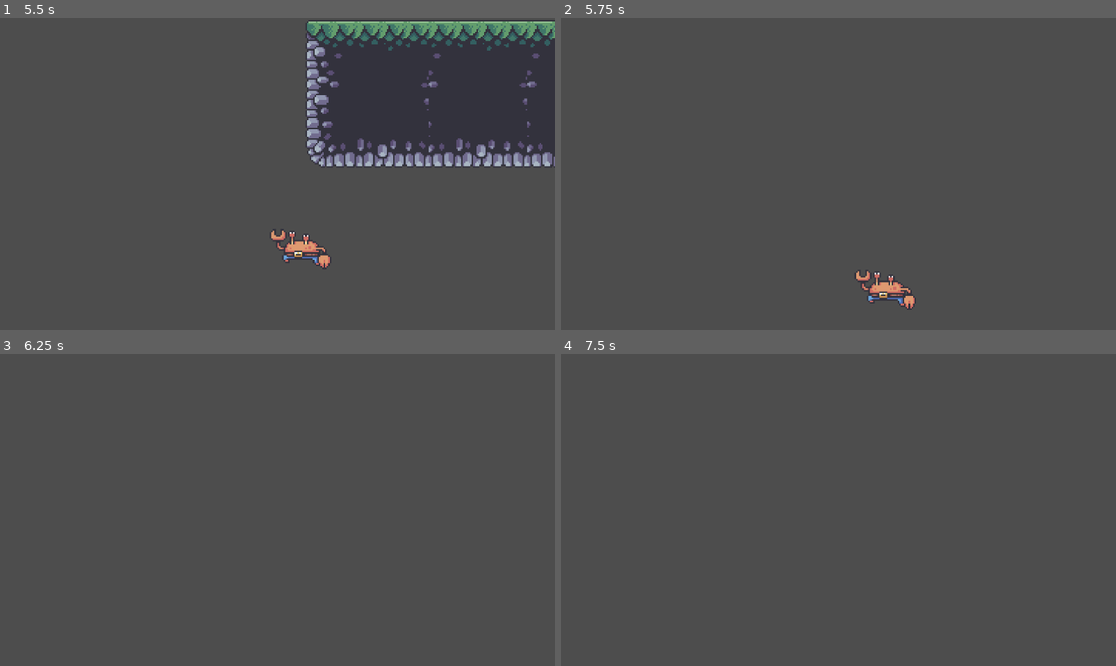
Above: before the commit, frames 1-4 (two rows, left to right).
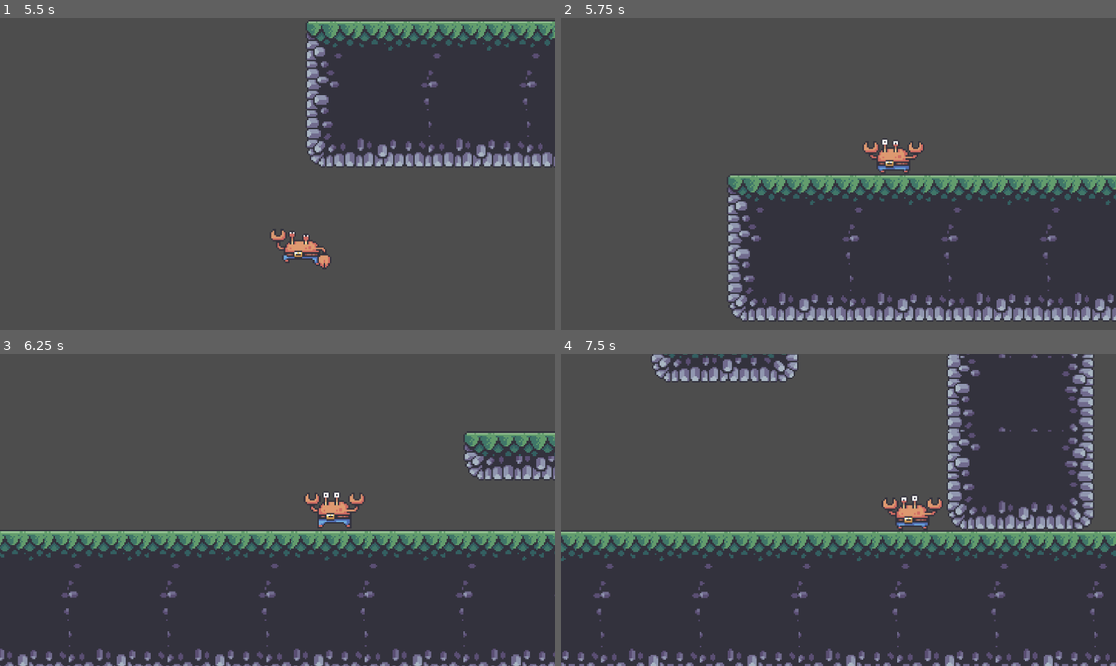
Above: after the commit, the same moments.

Repository: SMR-2023-Summer-Project/2DSideRacer
Game: Godot game, scene res://root/ui/title_screen/title_screen.tscn
The game is run twice, just before and just after one commit, with the same random seed, the same clock (stepped at 60 frames per second) and the same inputs.
Inputs (mouse positions are in pixels of both pictures, inside the frame that each line leads up to):
- Up to frame 1 (5.5 s): click "Play" at 0.5 s; move the mouse to (249, 236) at 1.27 s; hold Right (ui_right) 1.28-2.78 s; tap Shift (dash) at 1.35, 2.85, 4.35 s; tap Up (jump) at 1.52, 2.27, 3.77, 4.52, 5.27 s; move the mouse to (444, 220) at 2.02 s; tap Space (swing) at 2.1, 3.6, 5.1 s; move the mouse to (111, 127) at 2.77 s; hold Left (ui_left) 2.78-5.03 s; move the mouse to (305, 174) at 3.52 s; move the mouse to (194, 96) at 4.27 s; move the mouse to (399, 158) at 5.02 s; hold Right (ui_right) from 5.03 s (still down)
- Up to frame 2 (5.75 s): keep holding Right (ui_right)
- Up to frame 3 (6.25 s): keep holding Right (ui_right); move the mouse to (166, 525) at 5.77 s; tap Shift (dash) at 5.85 s
- Up to frame 4 (7.5 s): keep holding Right (ui_right); move the mouse to (894, 441) at 6.52 s; tap Space (swing) at 6.6 s; tap Up (jump) at 6.77 s; move the mouse to (810, 572) at 7.27 s; tap Shift (dash) at 7.35 s

Frame 1 is identical in both runs. In frame 2, 33% of the frame differs, in the area x 29-100%, y 38-98%; in frame 3, 46%; in frame 4, 60%, in the area x 0-100%, y 0-100%.

Commit message:
Adds Checkpoints so that players do not fall into infinite voids
The update uses collision boxes to set checkpoints for the player, preventing them from falling infinitely. These checkpoints can be replicated by copying and pasting "Checkpoint" nodes, deleting the child node(s), and then adding a child node of CollisionShape2D.

Diff:
--- a/project.godot
+++ b/project.godot
@@ -13,6 +13,10 @@
 config/name="2DSideRacer"
 run/main_scene="res://root/ui/title_screen/title_screen.tscn"
 config/features=PackedStringArray("4.0", "Forward Plus")
+
+[autoload]
+
+Global="*res://root/scenes/demo_scene/Global.gd"
 
 [dotnet]
 
--- a/root/entities/player/player.gd
+++ b/root/entities/player/player.gd
@@ -23,9 +23,11 @@
 var gravity = ProjectSettings.get_setting("physics/2d/default_gravity")
 
 @onready var animatedSprite = $Animations
-
 func _ready():
 	current_rope_length = rope_length
+	respawn()
+	print("Ready")
+
 
 
 func _physics_process(delta):
@@ -84,7 +86,7 @@
 	#update()
 	animate_crabby()
 	move_and_slide()
-
+	respawn()
 func hook():
 	$Raycast.look_at(get_global_mouse_position())
 	if Input.is_action_just_pressed("swing"):
@@ -107,3 +109,9 @@
 		animatedSprite.animation = "jump"
 	elif velocity.y < 0:
 		animatedSprite.animation = "fall"
+
+
+
+func respawn():
+	if position.y >= 200:
+		position = Global.spawn_point
--- a/root/entities/player/player.tscn
+++ b/root/entities/player/player.tscn
@@ -61,6 +61,10 @@
 atlas = ExtResource("4_qqd7g")
 region = Rect2(72, 0, 72, 32)
 
+[sub_resource type="AtlasTexture" id="AtlasTexture_r7mi1"]
+atlas = ExtResource("2_piy4l")
+region = Rect2(0, 0, 72, 32)
+
 [sub_resource type="AtlasTexture" id="AtlasTexture_riita"]
 atlas = ExtResource("5_nuy38")
 region = Rect2(0, 0, 72, 32)
@@ -143,6 +147,19 @@
 }, {
 "frames": [{
 "duration": 1.0,
+"texture": SubResource("AtlasTexture_r7mi1")
+}],
+"loop": true,
+"name": &"neutral",
+"speed": 5.0
+}, {
+"frames": [],
+"loop": true,
+"name": &"new_animation",
+"speed": 5.0
+}, {
+"frames": [{
+"duration": 1.0,
 "texture": SubResource("AtlasTexture_riita")
 }, {
 "duration": 1.0,
@@ -166,15 +183,17 @@
 }]
 
 [node name="Player" type="CharacterBody2D"]
+position = Vector2(1, 0)
 script = ExtResource("1_wsm0r")
 
 [node name="CollisionShape2D" type="CollisionShape2D" parent="."]
+visible = false
 position = Vector2(2, 1)
 shape = SubResource("RectangleShape2D_rbe6w")
 
 [node name="Animations" type="AnimatedSprite2D" parent="."]
 sprite_frames = SubResource("SpriteFrames_0n6uc")
-animation = &"idle"
+animation = &"neutral"
 autoplay = "idle"
 
 [node name="Camera2D" type="Camera2D" parent="."]
--- /dev/null
+++ b/root/scenes/demo_scene/Checkpoint.gd
@@ -0,0 +1,13 @@
+# author: Tolib
+extends Area2D
+
+
+var x = 0
+
+
+func _on_body_entered(body: Node) -> void:
+
+	if x > 0:
+		print(self.position)
+		Global.updated_spawn(self.position)
+	x += 1
--- /dev/null
+++ b/root/scenes/demo_scene/Global.gd
@@ -0,0 +1,9 @@
+# author: Tolib
+extends Node
+
+
+# Called when the node enters the scene tree for the first time.
+var spawn_point = Vector2(-496,32)
+
+func updated_spawn(new_point):
+	spawn_point = new_point
--- a/root/scenes/demo_scene/demo_scene.tscn
+++ b/root/scenes/demo_scene/demo_scene.tscn
@@ -1,7 +1,9 @@
-[gd_scene load_steps=5 format=3 uid="uid://djvgyp2bxrgfb"]
+[gd_scene load_steps=9 format=3 uid="uid://djvgyp2bxrgfb"]
 
 [ext_resource type="Texture2D" uid="uid://d1ab6o4wwvi73" path="res://root/assets/sprites/tilesets/stone_grassy_tileset.png" id="1_ligxv"]
 [ext_resource type="PackedScene" uid="uid://3iwpe0n7knwo" path="res://root/entities/player/player.tscn" id="2_w3iof"]
+[ext_resource type="Script" path="res://root/scenes/demo_scene/Checkpoint.gd" id="3_7hppq"]
+[ext_resource type="Script" path="res://root/scenes/demo_scene/Global.gd" id="4_tikj2"]
 
 [sub_resource type="TileSetAtlasSource" id="TileSetAtlasSource_spn0y"]
 texture = ExtResource("1_ligxv")
@@ -762,6 +764,12 @@
 physics_layer_0/collision_layer = 1
 sources/0 = SubResource("TileSetAtlasSource_spn0y")
 
+[sub_resource type="RectangleShape2D" id="RectangleShape2D_xts56"]
+size = Vector2(94, 130)
+
+[sub_resource type="RectangleShape2D" id="RectangleShape2D_7uwyr"]
+size = Vector2(69, 326.5)
+
 [node name="Node2D" type="Node2D"]
 
 [node name="TileMap" type="TileMap" parent="."]
@@ -873,3 +881,25 @@
 position = Vector2(25, -18)
 rotation = -2.35619
 target_position = Vector2(0, 500)
+
+[node name="Global" type="Node" parent="."]
+script = ExtResource("4_tikj2")
+
+[node name="Checkpoint" type="Area2D" parent="."]
+position = Vector2(-779, 32)
+script = ExtResource("3_7hppq")
+
+[node name="CollisionShape2D" type="CollisionShape2D" parent="Checkpoint"]
+position = Vector2(3, -38)
+shape = SubResource("RectangleShape2D_xts56")
+
+[node name="Checkpoint2" type="Area2D" parent="."]
+position = Vector2(555, 21)
+script = ExtResource("3_7hppq")
+
+[node name="CollisionShape2D2" type="CollisionShape2D" parent="Checkpoint2"]
+position = Vector2(13, -121)
+shape = SubResource("RectangleShape2D_7uwyr")
+
+[connection signal="body_entered" from="Checkpoint" to="Checkpoint" method="_on_body_entered"]
+[connection signal="body_entered" from="Checkpoint2" to="Checkpoint2" method="_on_body_entered"]
Not shown: 1 places in root/entities/player/player.tscn that only renumber resources
